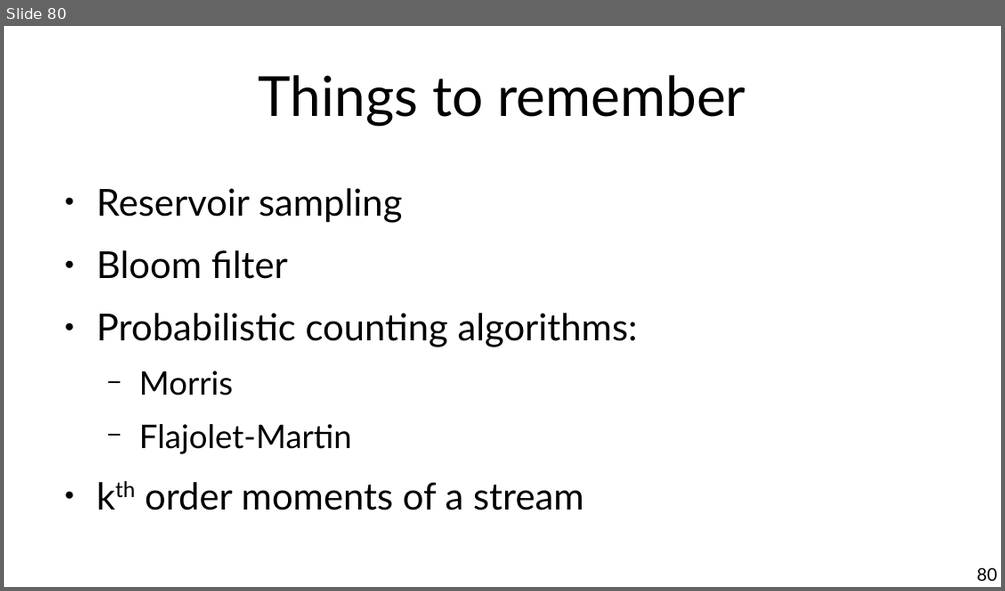
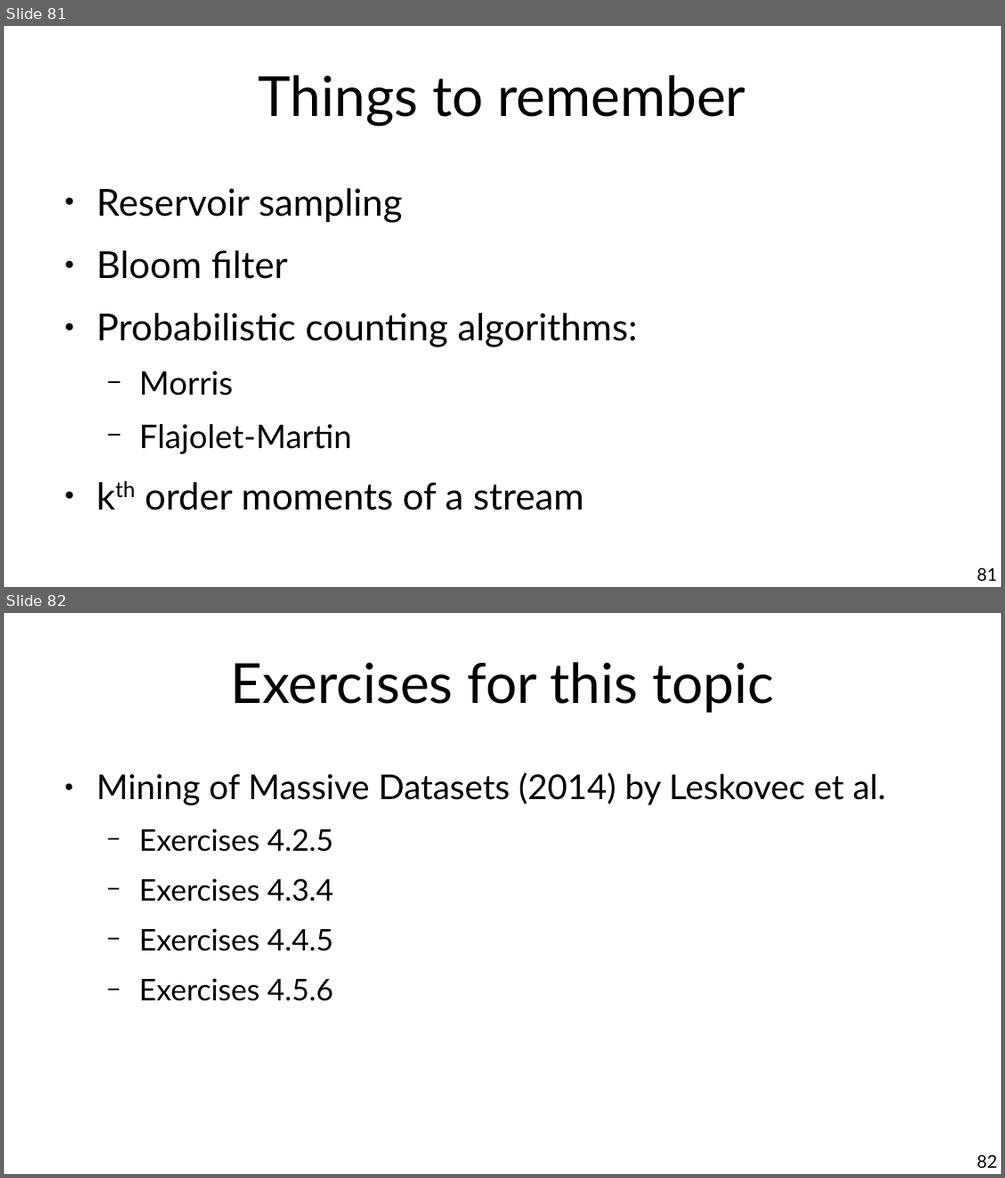
Before and after one commit to marco-calautti/data-mining-course, a slide deck: theory/tt10_streams.odp. Shown one above the other, each under a label of ours: slide 80 before the commit, slides 81 and 82 after it. The pictures are 1005x591 and 1005x1178 pixels, drawn with LibreOffice and Linux fonts; fonts in the diff are those of the drawing. Boxes give left, top, right and bottom in pixels: in the first picture for what was removed or moved away, otherwise in the second. Text is boxed around its words. In the diff, an @@ line names an element or a change of style, - is before the commit and + after.

```diff
--- a/theory/tt10_streams.odp
+++ b/theory/tt10_streams.odp
@@ slide 82 added at (4, 613, 1001, 1174), background #FFFFFF @@
@@ title added at (230, 662, 774, 713), 44 pt, text #000000 @@
+Exercises for this topic
@@ text added at (97, 772, 886, 1001), 23.8 pt, text #000000 @@
+● Mining of Massive Datasets (2014) by Leskovec et al.
+  − Exercises 4.2.5
+  − Exercises 4.3.4
+  − Exercises 4.4.5
+  − Exercises 4.5.6
@@ page number added at (977, 1154, 997, 1167), 14 pt, text #000000 @@
+82
@@ what was slide 80 is now slide 81 @@
@@ page number at (977, 567, 997, 580): text changed @@
-80
+81
```
Also in this commit, not shown: 9 slides changed, 1 other slide added.
